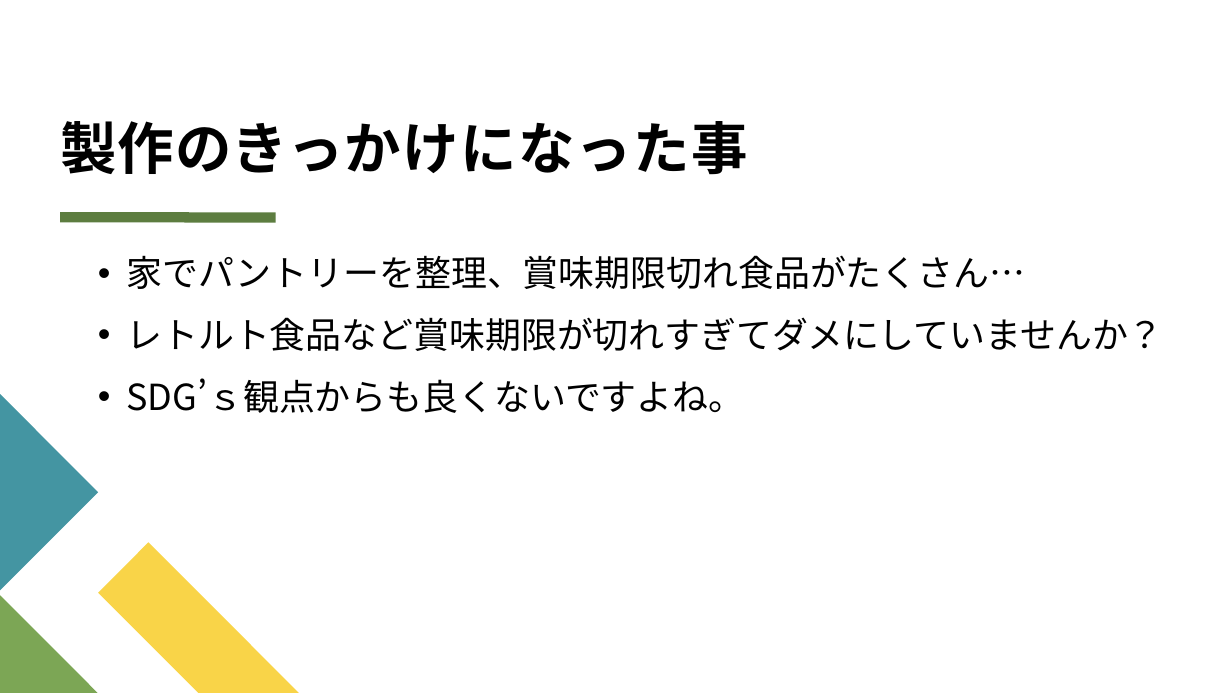
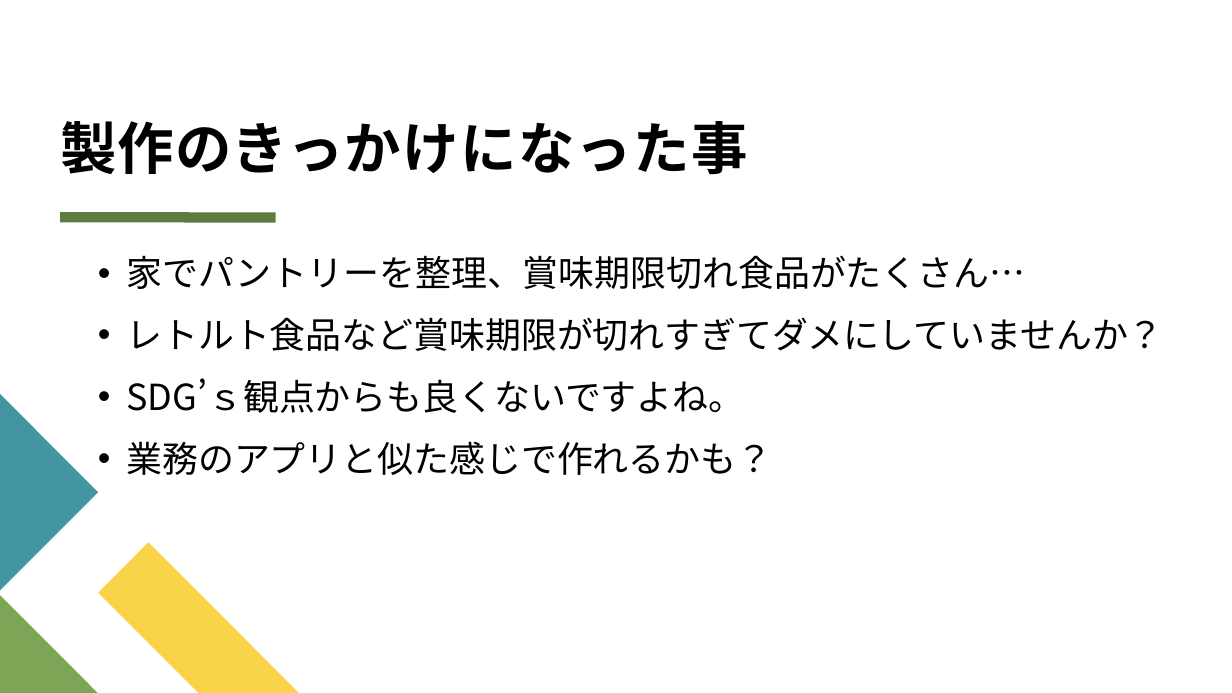
Before and after one commit to Takayuki-Kashiwagi2024/takayuki_kashiwagi.fnd32, a slide deck: slide 5 of プレゼン用_kashiwagi.pptx. Drawn at 1232x693 pixels with LibreOffice and Linux fonts; fonts in the diff are those of the drawing. Boxes give left, top, right and bottom in pixels: in the first picture for what was removed or moved away, otherwise in the second. Text is boxed around its words. In the diff, an @@ line names an element or a change of style, - is before the commit and + after.

```diff
--- a/プレゼン用_kashiwagi.pptx
+++ b/プレゼン用_kashiwagi.pptx
@@ text at (126,441,772,475): paragraph added @@
+• 業務のアプリと似た感じで作れるかも？
```
Also in this commit, not shown: 4 other slides changed.
